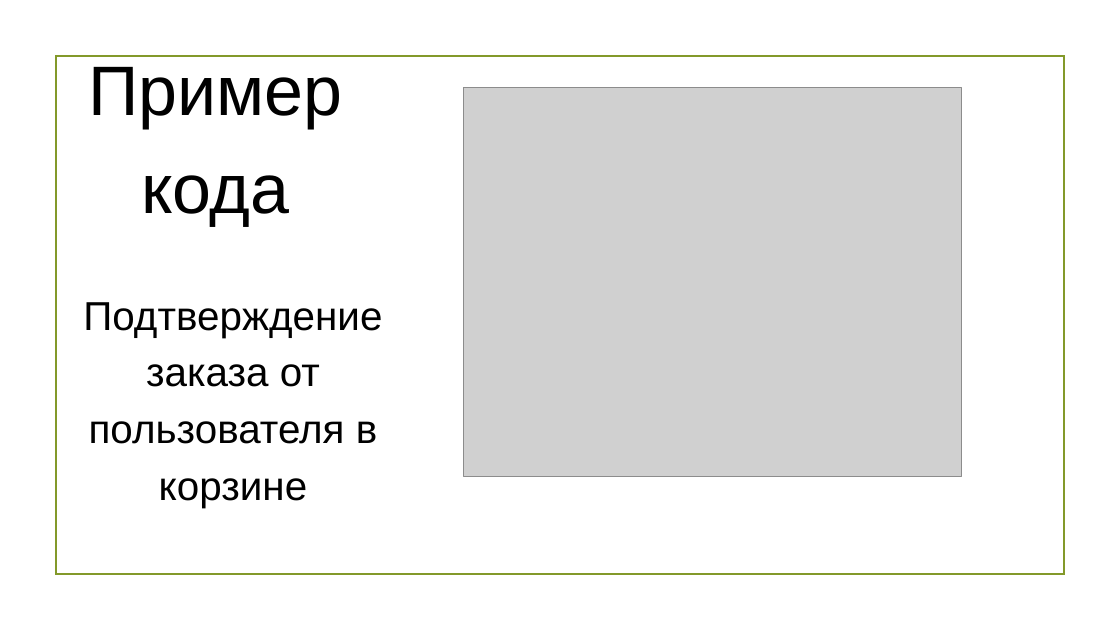
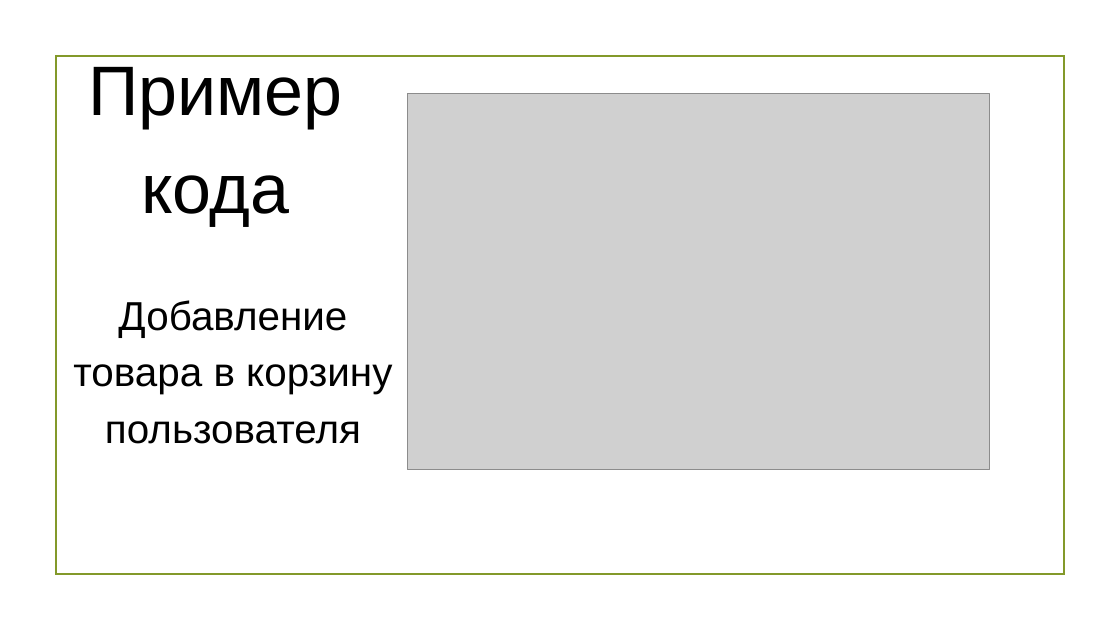
Before and after one commit to SarodipDiraka/eshop, a slide deck: slide 8 of Презентация.pptx. Drawn at 1120x630 pixels with LibreOffice and Linux fonts; fonts in the diff are those of the drawing; grey boxes stand for pictures; background and template pictures are left out. Boxes give left, top, right and bottom in pixels: in the first picture for what was removed or moved away, otherwise in the second. Text is boxed around its words. In the diff, an @@ line names an element or a change of style, - is before the commit and + after.

```diff
--- a/Презентация.pptx
+++ b/Презентация.pptx
@@ picture: place and size @@
-picture at (464,87,962,476)
+picture at (408,94,990,471)
@@ text at (73,300,392,444): text changed @@
-Подтверждение заказа от пользователя в корзине
+Добавление товара в корзину пользователя
```
Also in this commit, not shown: 1 other slide changed, 5 other files.
